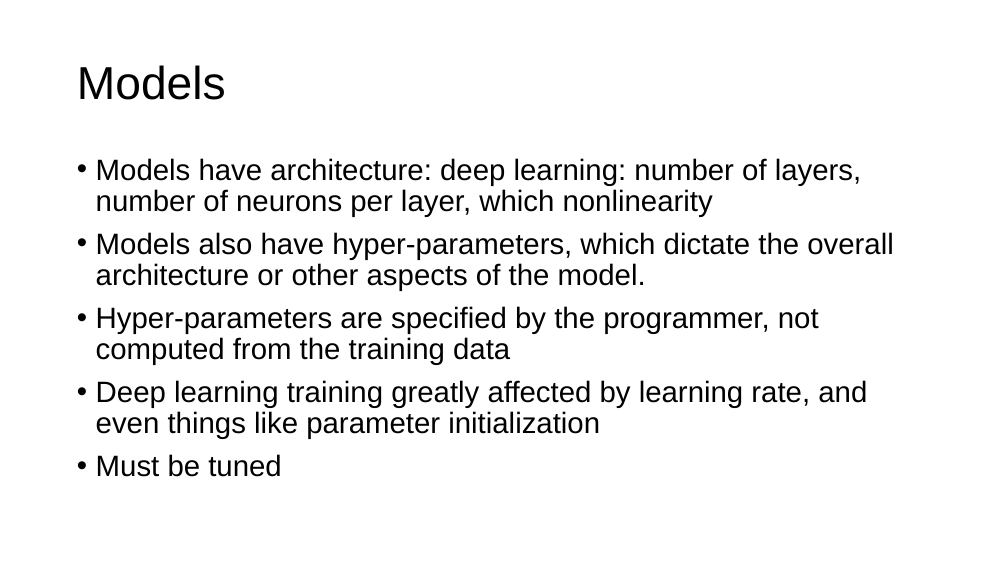
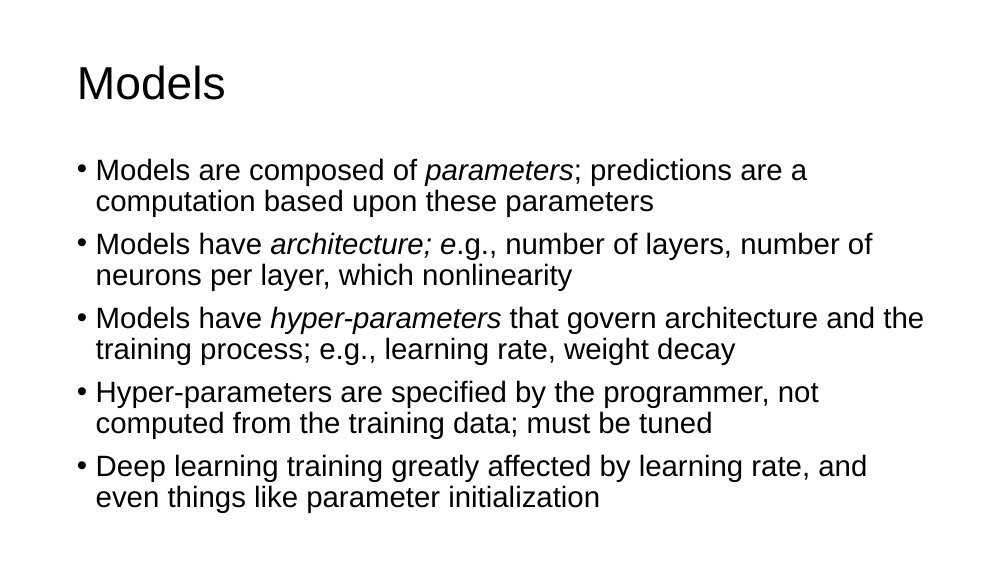
Before and after one commit to parrt/fundamentals-of-deep-learning, a slide deck: slide 5 of lectures/intro.pptx. Drawn at 1008x567 pixels with LibreOffice and Linux fonts; fonts in the diff are those of the drawing; background and template pictures are left out. Boxes give left, top, right and bottom in pixels: in the first picture for what was removed or moved away, otherwise in the second. Text is boxed around its words. In the diff, an @@ line names an element or a change of style, - is before the commit and + after.

```diff
--- a/lectures/intro.pptx
+++ b/lectures/intro.pptx
@@ text at (96, 158, 924, 439): text changed @@
-• Models have architecture: deep learning: number of layers, number of neurons per layer, which nonlinearity
-• Models also have hyper-parameters, which dictate the overall architecture or other aspects of the model.
-• Hyper-parameters are specified by the programmer, not computed from the training data
+• Models are composed of parameters; predictions are a computation based upon these parameters
+• Models have architecture; e.g., number of layers, number of neurons per layer, which nonlinearity
+• Models have hyper-parameters that govern architecture and the training process; e.g., learning rate, weight decay
+• Hyper-parameters are specified by the programmer, not computed from the training data; must be tuned
@@ text at (96, 454, 282, 477): paragraph removed @@
-• Must be tuned
```
Also in this commit, not shown: 12 other slides changed, 7 slides added, 4 slides removed, 8 other files.
